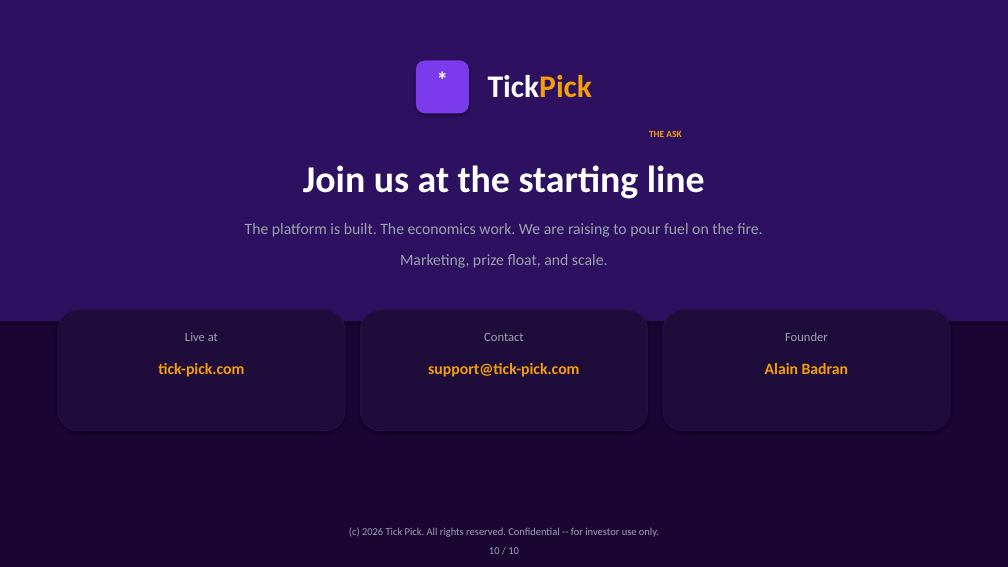
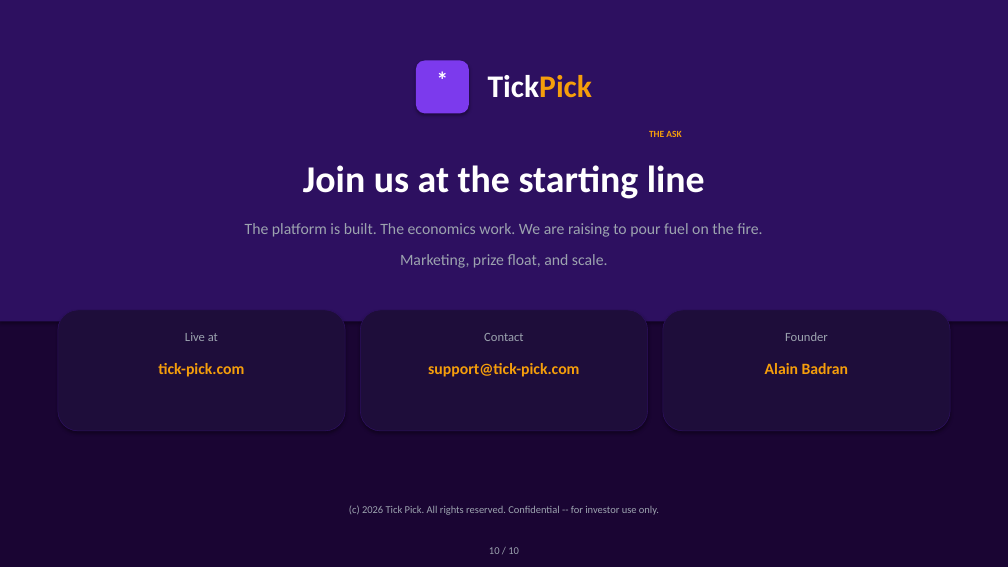
Before and after one commit to alainbad/Winify, a slide deck: slide 10 of assets/tick-pick-pitch.pptx. Drawn at 1008x567 pixels with LibreOffice and Linux fonts; fonts in the diff are those of the drawing. Boxes give left, top, right and bottom in pixels: in the first picture for what was removed or moved away, otherwise in the second. Text is boxed around its words. In the diff, an @@ line names an element or a change of style, - is before the commit and + after.

```diff
--- a/assets/tick-pick-pitch.pptx
+++ b/assets/tick-pick-pitch.pptx
@@ text "(c) 2026 Tick Pick. All ...": place and size @@
-text "(c) 2026 Tick Pick. All ..." at <box>349,527,659,537</box>
+text "(c) 2026 Tick Pick. All ..." at <box>349,505,659,515</box>
```
Also in this commit, not shown: 2 other slides changed.
